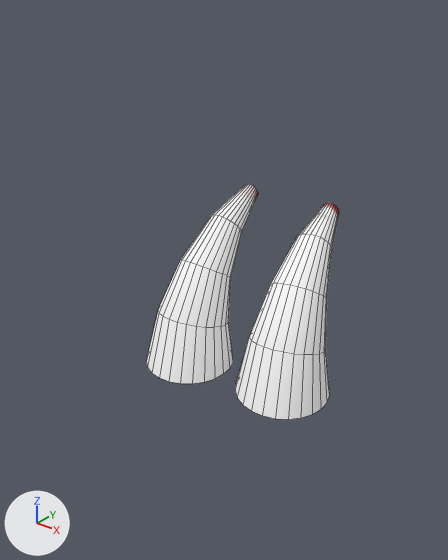
Two versions of the FBX model Assets/Game Elements/obstacle_box.FBX, one commit apart.
Both versions are drawn from a 50 mm camera at (14.6, -21.5, 16.4) aimed at (-0.9, -2.2, 4.4). The lights are fixed; the arrows at lower left show +X, +Y and +Z. Mesh edges are drawn as thin lines. Vertices at the same position are counted once.

Before the edit, the objects in view are built like this:
```python
me_mesh = bpy.data.meshes.new('Mesh')
me_mesh.from_pydata(...)  # 242 vertices, 194 faces; spans x -2.08..6.92, y -2.08..7.85, z 0.0..7.8
me_mesh.materials.append(mat_03___default)  # picture img_teeth_d_png
ob_cone002 = bpy.data.objects.new('Cone002', me_mesh)
ob_cone002.location = (-2.42, -2.88, 0.0)
```
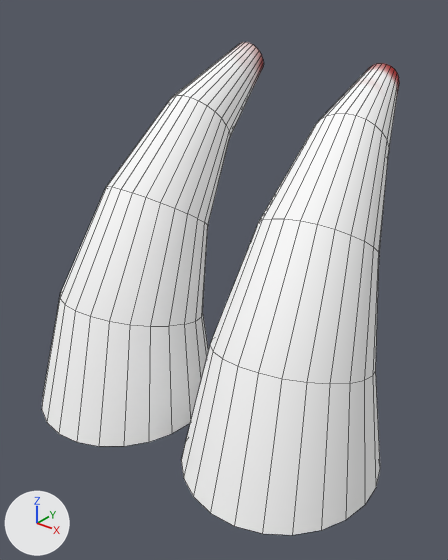
Commit message: Updated size of obstacle

Boxes [x1, y1, x2, y2] around the edits, measured in the pictures (448 x 560 px; the box of a moved part takes in the faces that stretch with it):
'Cone002', reshaped, moved, rescaled (85% wider, 109% taller): before [146, 184, 339, 419]; after [42, 42, 399, 535]
part 1 of me_mesh, moved or reshaped: before [146, 184, 258, 384]; after [42, 42, 263, 446]
part 2 of me_mesh, moved or reshaped: before [235, 203, 339, 419]; after [181, 63, 399, 535]

Patch to the scene script:
```diff
--- a/Assets/Game Elements/obstacle_box.FBX.py
+++ b/Assets/Game Elements/obstacle_box.FBX.py
@@ me_mesh @@
 me_mesh.from_pydata(...)  # 242 vertices, 194 faces; spans x -2.08..6.92, y -2.08..7.85, z 0.0..7.8
 # used by ob_cone002; location = (-2.42, -2.88, 0.0)
+# me_mesh part 1: the loose piece of 120 vertices spanning x -2.08..2.08, y -2.08..4.84, z 0.0..7.57 is multiplied about its middle by the matrix ((1.451, 0.0, 0.0), (0.0, 1.964, 0.0), (0.0, 0.0, 1.964)), then moved by (-3.75, -3.95, 2.48)
+# me_mesh part 2: the loose piece of 120 vertices spanning x 2.76..6.92, y -1.41..5.79, z 0.0..7.15 is multiplied about its middle by the matrix ((1.451, 0.0, 0.0), (0.0, 1.964, 0.0), (0.0, 0.0, 1.964)), then moved by (-2.19, -3.98, 2.5)
 me_mesh.materials.append(mat_03___default)
@@ ob_cone002 @@
 ob_cone002 = bpy.data.objects.new('Cone002', me_mesh)
-ob_cone002.location = (-2.42, -2.88, 0.0)
+ob_cone002.location = (0.73, -0.08, 0.0)
+ob_cone002.scale = (1.29, 1.0, 1.0)
```
